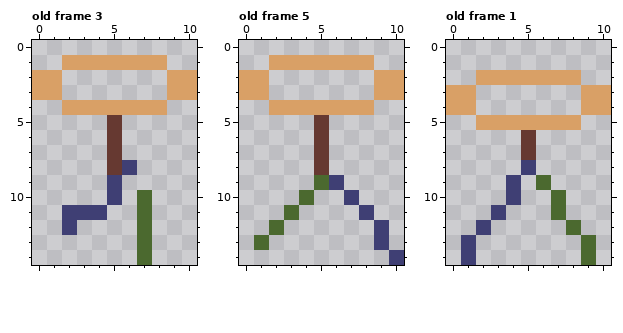
One commit to this pixel-art file: assets/character.aseprite. The picture above is the old version.
11x15 pixels, 8 frames. Shown: old frame 3, old frame 5, old frame 1. The commit also changed other frames, which this record leaves out.
The same view after the edit:
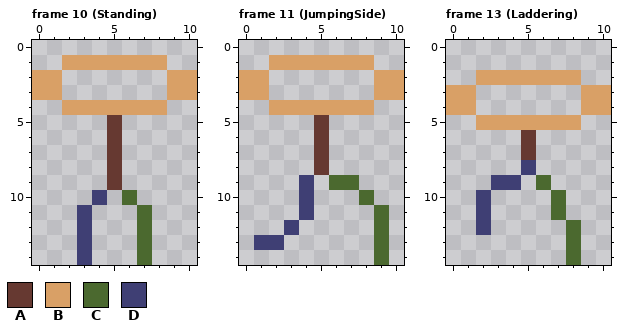
Palette (. is transparent): A #663931  B #d9a066  C #4b692f  D #3f3f74
A new or re-ordered frame is compared with the old frame closest to it.
Commit: Add more player animations
What changed:
frames 8 -> 16
Changed rows in their new state; - is an unchanged pixel.
Frame 10 (Standing) is new; against old frame 3:
first column x 2:
 8 ----.-
 9 ---A--
10 --D.C.
11 .-.---
12 .D----
13 -D----
14 -D----
Frame 11 (JumpingSide) is new; against old frame 5:
first column x 1:
 9 ---D.CC---
10 ---D--.C--
11 --.D---.C-
12 -.D-----C-
13 DD------C-
14 --------C.
Frame 13 (Laddering) is new; against old frame 1:
first column x 1:
 9 --D------
10 -D-.-----
11 -D.------
13 .------C.
14 .------C.
Changed places in both pictures, as pixel boxes (x1, y1, x2, y2):
changed: (62, 160, 152, 265)
changed: (254, 175, 404, 265)
changed: (461, 175, 596, 265)
